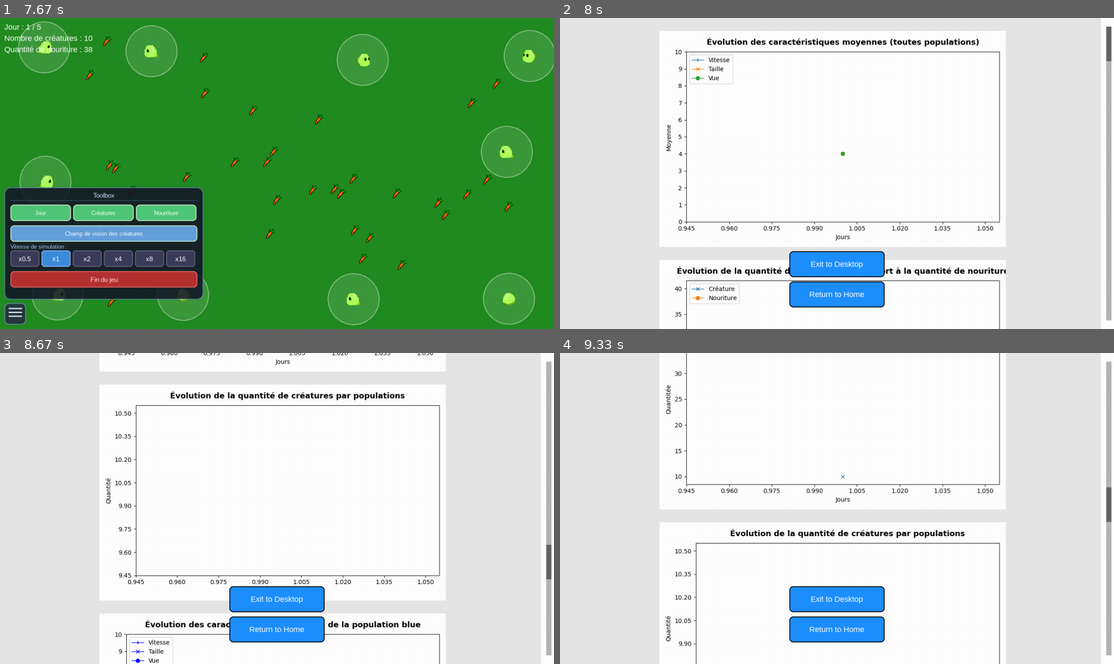
Above: before the commit, frames 1-4 (two rows, left to right).
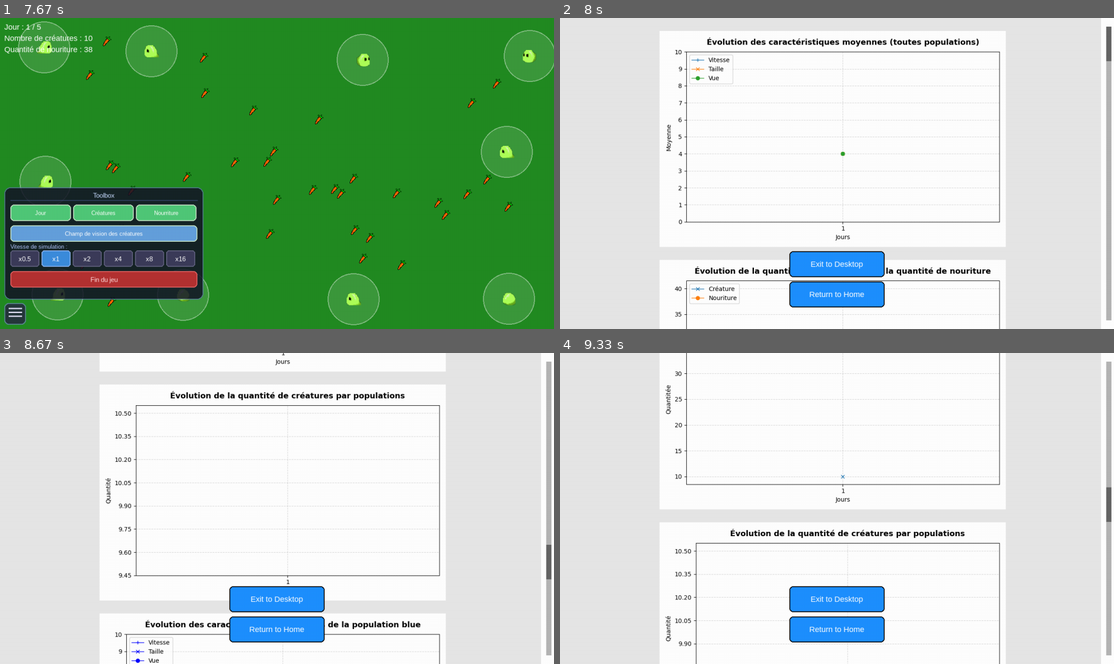
Above: after the commit, the same moments.

Repository: X47C/Trophees-NSI
Game: pygame game, started from main.py
Two runs of this game, one before a commit and one after it. Both use one fixed random seed, a clock stepped at 60 frames per second and the inputs below.
Inputs (mouse positions are in pixels of both pictures, inside the frame that each line leads up to):
- Up to frame 1 (7.67 s): press the mouse at (277, 133) at 0.92 s; move the mouse to (299, 185) at 1.02 s; release the mouse at (315, 238) at 1.15 s; press the mouse at (277, 251) at 6.2 s; move the mouse to (265, 195) at 6.3 s; release the mouse at (254, 142) at 6.43 s; click "Start" at 6.55 s; press the mouse at (16, 313) at 6.87 s; move the mouse to (138, 238) at 6.97 s; release the mouse at (260, 164) at 7.1 s; click (293, 176) at 7.22 s; press the mouse at (16, 313) at 7.53 s; move the mouse to (210, 273) at 7.63 s
- Up to frame 2 (8 s): release the mouse at (964, 232) at 7.77 s; click (720, 273) at 7.88 s
- Up to frame 3 (8.67 s): press the mouse at (548, 377) at 8.2 s; move the mouse to (382, 461) at 8.3 s; release the mouse at (216, 542) at 8.43 s; press the mouse at (548, 542) at 8.53 s; move the mouse to (443, 561) at 8.63 s
- Up to frame 4 (9.33 s): release the mouse at (903, 580) at 8.77 s; press the mouse at (1108, 580) at 8.87 s; move the mouse to (925, 527) at 8.97 s; release the mouse at (742, 471) at 9.1 s; press the mouse at (1108, 471) at 9.2 s; move the mouse to (964, 505) at 9.3 s

Frame 1 is identical in both runs. In frame 2, 1.1% of the frame differs, in the area x 21-81%, y 11-100%; in frame 3, 0.5%; in frame 4, 0.6%.

Commit message:
correctifs

Diff:
--- a/Game/game.py
+++ b/Game/game.py
@@ -98,7 +98,7 @@
         #réinitialise et recréé la nouriture
         settings.food_list = []
         for i in range(settings.Food_quantity[self.current_day - 1]):
-            settings.food_list.append(Food(rd(100, 1180), rd(50, 700)))
+            settings.food_list.append(Food(rd(100, settings.Display_size[0] - 100), rd(50, settings.Display_size[1] - 50)))
         self.distribute_on_border(settings.creatures_list, settings.Display_size)
 
         #implemente le jour actuel dans les graphes
--- a/Pygame/pygame.py
+++ b/Pygame/pygame.py
@@ -710,7 +710,9 @@
         average_view = [(sum(vals) / len(vals)) if vals else 0 for vals in ([obj.view for sub in settings.creatures_list_dico[d] for obj in sub] for d in days)]
 
 
-        ax1.xaxis.set_major_locator(MaxNLocator(nbins=10, integer=True))
+        ax1.set_xlim(0.5, self.current_day + 0.5)
+        ax1.xaxis.set_major_locator(MaxNLocator(nbins=12, integer=True))
+        ax1.set_xticks([i for i in range(1, self.current_day + 1) if (self.current_day <= 12 or i % max(1, self.current_day // 12) == 0)])
         ax1.set_ylim(0, 10)
         ax1.set_yticks(range(0, 11))
         ax1.plot(jour, avrage_speed, label="Vitesse", lw=lw, marker='+')
@@ -720,6 +722,8 @@
         ax1.set_ylabel('Moyenne')
         ax1.set_title("Évolution des caractéristiques moyennes (toutes populations)", fontsize=13, fontweight='bold', pad=12)
         ax1.legend(loc='upper left', framealpha=0.8)
+        ax1.grid(True, linestyle='--', alpha=0.5)
+        ax1.set_axisbelow(True)
         fig1.tight_layout()
         self.graph_list.append(self.graph_to_surf(fig1))
         pylab.close(fig1)
@@ -732,13 +736,17 @@
         c_counts = [sum(len(sub) for sub in settings.creatures_list_dico[k]) for k in range(1, len(settings.creatures_list_dico) + 1)]
         f_counts = [settings.food_list_dico[i] for i in range(1, len(settings.food_list_dico) + 1)]
 
+        ax2.set_xlim(0.5, self.current_day + 0.5)
         ax2.xaxis.set_major_locator(MaxNLocator(nbins=10, integer=True))
+        ax2.set_xticks([i for i in range(1, self.current_day + 1) if (self.current_day <= 12 or i % max(1, self.current_day // 12) == 0)])
         ax2.plot(jour, c_counts, label='Créature', lw=lw, marker="x")
         ax2.plot(jour, f_counts, label='Nouriture', lw=lw, marker="o")
         ax2.set_xlabel('Jours')
         ax2.set_ylabel('Quantitée')
-        ax2.set_title("Évolution de la quantité de créatures par rapport à la quantité de nouriture", fontsize=13, fontweight='bold', pad=12)
+        ax2.set_title("Évolution de la quantité de créatures et de la quantité de nouriture", fontsize=13, fontweight='bold', pad=12)
         ax2.legend(loc='upper left', framealpha=0.8)
+        ax2.grid(True, linestyle='--', alpha=0.5)
+        ax2.set_axisbelow(True)
         fig2.tight_layout()
         self.graph_list.append(self.graph_to_surf(fig2))
         pylab.close(fig2)
@@ -748,14 +756,18 @@
         fig3 = pylab.figure(figsize=figsize, dpi=dpi)
         ax3 = fig3.gca()
 
-        ax3.xaxis.set_major_locator(MaxNLocator(nbins=10, integer=True))
         for i in range(len(settings.creatures_list_dico[1])):
             c_p_conts = [len(p[i]) for p in settings.creatures_list_dico.values()]
             ax3.plot(jour, c_p_conts, lw=lw, color=settings.creatures_list_dico[1][i][0].color)
+        ax3.set_xlim(0.5, self.current_day + 0.5)
+        ax3.xaxis.set_major_locator(MaxNLocator(nbins=10, integer=True))
+        ax3.set_xticks([i for i in range(1, self.current_day + 1) if (self.current_day <= 12 or i % max(1, self.current_day // 12) == 0)])
         ax3.set_xlabel('Jours')
         ax3.set_ylabel('Quantité')
         ax3.set_title("Évolution de la quantité de créatures par populations", fontsize=13, fontweight='bold', pad=12)
         ax3.yaxis.set_major_locator(MaxNLocator(integer=True))
+        ax3.grid(True, linestyle='--', alpha=0.5)
+        ax3.set_axisbelow(True)
         fig3.tight_layout()
         self.graph_list.append(self.graph_to_surf(fig3))
         pylab.close(fig3)
@@ -768,7 +780,9 @@
             fig4 = pylab.figure(figsize=figsize, dpi=dpi)
             ax4 = fig4.gca()
 
+            ax4.set_xlim(0.5, self.current_day + 0.5)
             ax4.xaxis.set_major_locator(MaxNLocator(nbins=10, integer=True))
+            ax4.set_xticks([i for i in range(1, self.current_day + 1) if (self.current_day <= 12 or i % max(1, self.current_day // 12) == 0)])
             ax4.set_ylim(0, 10)
             ax4.set_yticks(range(0, 11))
 
@@ -783,6 +797,8 @@
             ax4.set_ylabel('Moyenne')
             ax4.set_title(f"Évolution des caractéristiques moyennes de la population {color}", fontsize=13, fontweight='bold', pad=12)
             ax4.legend(loc='upper left', framealpha=0.8)
+            ax4.grid(True, linestyle='--', alpha=0.5)
+            ax4.set_axisbelow(True)
             fig4.tight_layout()
             self.graph_list.append(self.graph_to_surf(fig4))
             pylab.close(fig4)
Binary file changed: assets/creature/blue/asleep/0.png
Binary file changed: assets/creature/blue/asleep/1.png
Binary file changed: assets/creature/blue/asleep/2.png
Binary file changed: assets/creature/blue/asleep/3.png
Binary file changed: assets/creature/blue/asleep/4.png
Binary file changed: assets/creature/gray/asleep/0.png
Binary file changed: assets/creature/gray/asleep/1.png
Binary file changed: assets/creature/gray/asleep/2.png
Binary file changed: assets/creature/gray/asleep/3.png
Binary file changed: assets/creature/gray/asleep/4.png
Binary file changed: assets/creature/green/asleep/0.png
Binary file changed: assets/creature/green/asleep/1.png
(and 23 more such lines)
